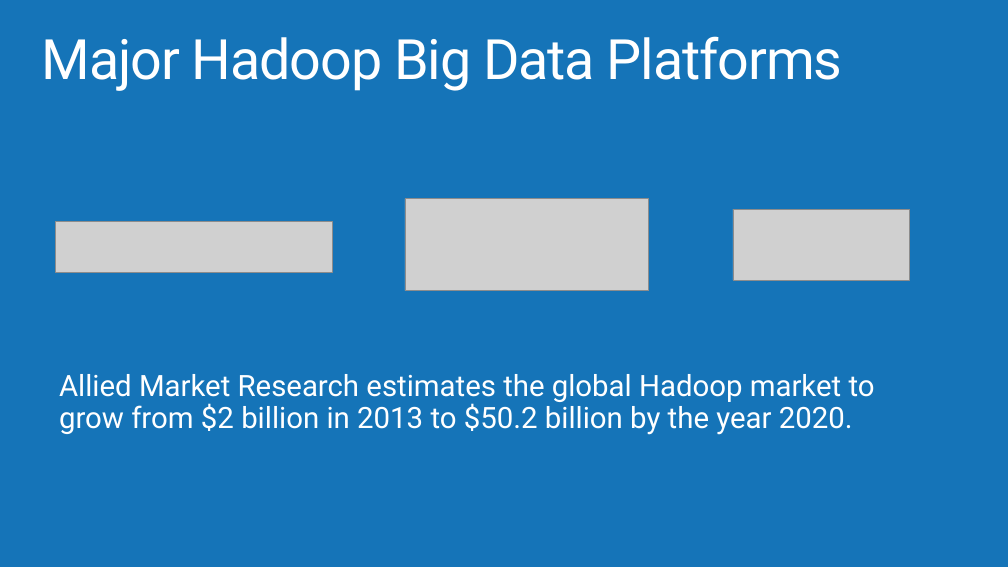
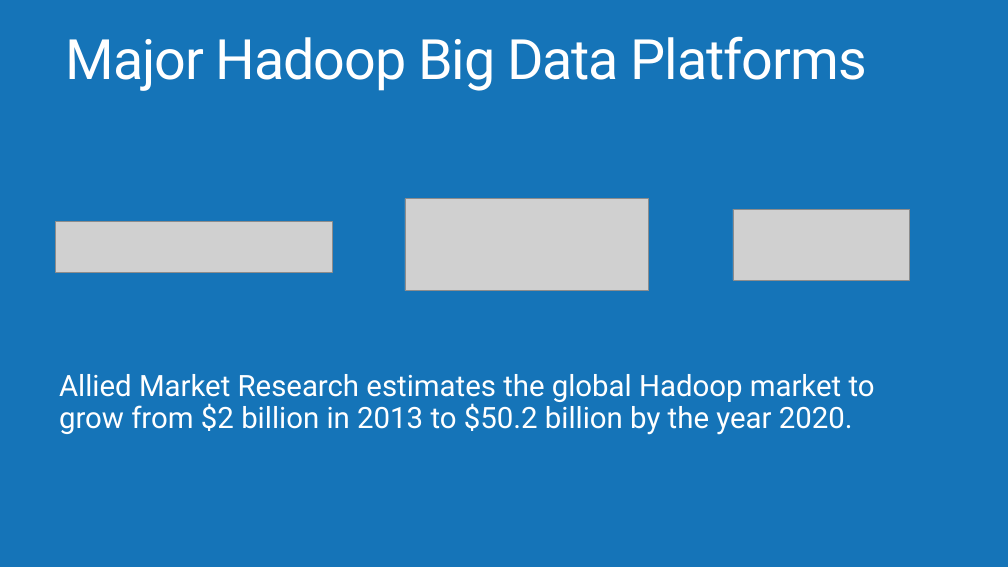
Before and after one commit to AzureCAT-GSI/Big-Data, a slide deck: slide 6 of Architecting Big Data Solutions.pptx. Drawn at 1008x567 pixels with LibreOffice and Linux fonts; fonts in the diff are those of the drawing; grey boxes stand for pictures; background and template pictures are left out. Boxes give left, top, right and bottom in pixels: in the first picture for what was removed or moved away, otherwise in the second. Text is boxed around its words. In the diff, an @@ line names an element or a change of style, - is before the commit and + after.

```diff
--- a/Architecting Big Data Solutions.pptx
+++ b/Architecting Big Data Solutions.pptx
@@ title "Major Hadoop Big Data Platforms": place and size @@
-title "Major Hadoop Big Data Platforms" at <box>42,36,843,91</box>
+title "Major Hadoop Big Data Platforms" at <box>66,36,867,91</box>
```
Also in this commit, not shown: 11 other slides changed, 4 slides added, 6 slides removed.
